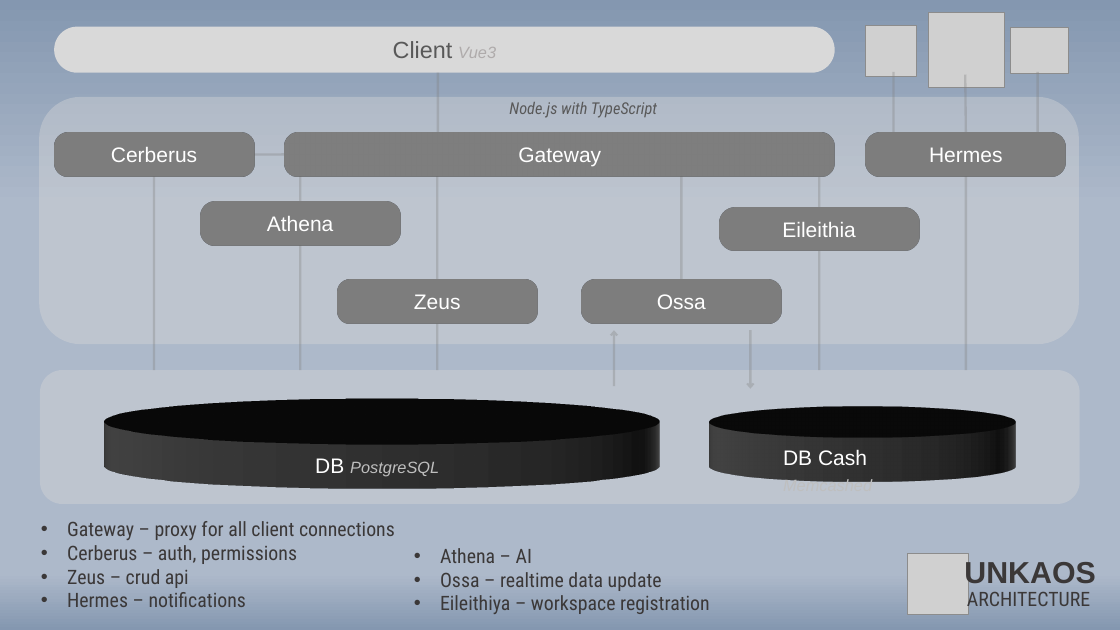
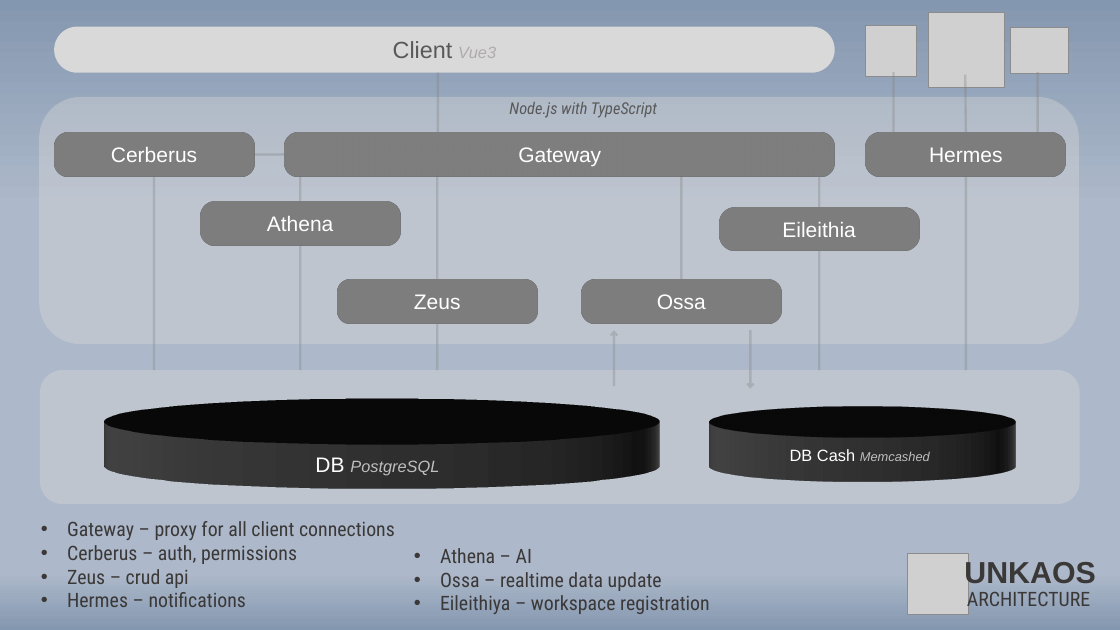
Before and after one commit to khvilon/unkaos, a slide deck: slide 1 of docs/Unkaos architecture.pptx. Drawn at 1120x630 pixels with LibreOffice and Linux fonts; fonts in the diff are those of the drawing; grey boxes stand for pictures. Boxes give left, top, right and bottom in pixels: in the first picture for what was removed or moved away, otherwise in the second. Text is boxed around its words. In the diff, an @@ line names an element or a change of style, - is before the commit and + after.

```diff
--- a/docs/Unkaos architecture.pptx
+++ b/docs/Unkaos architecture.pptx
@@ text "DB Cash Memcashed" at <box>790,449,930,461</box>: size 18 to 14 pt in "DB Cash"; size 14 to 11 pt in "Memcashed" @@
```
Also in this commit, not shown: 1 slide removed.
